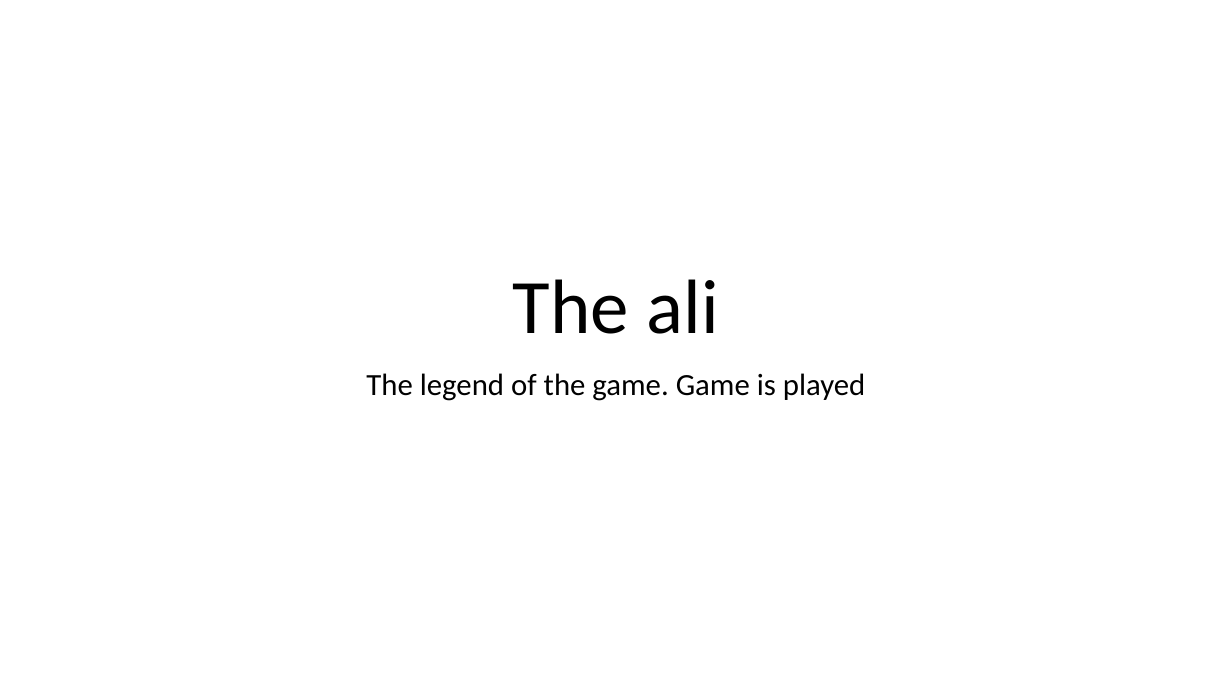
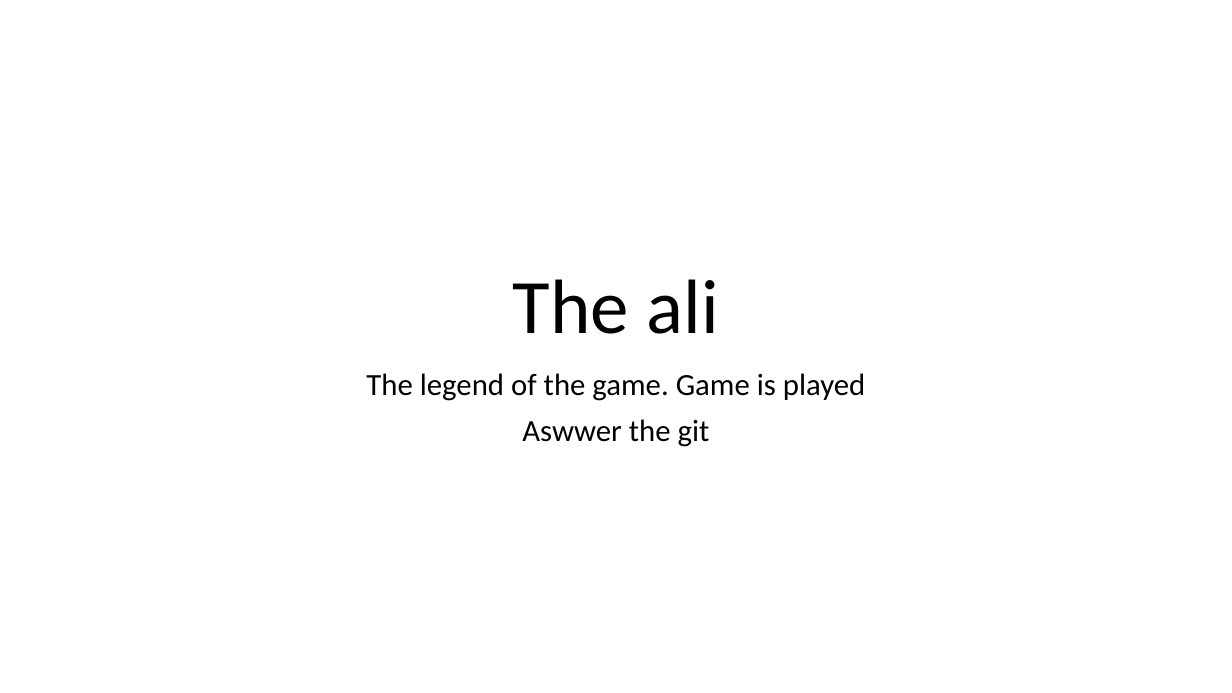
Before and after one commit to alizaidmerchant/ai, a slide deck: slide 1 of first.txt.pptx. Drawn at 1232x693 pixels with LibreOffice and Linux fonts; fonts in the diff are those of the drawing. Boxes give left, top, right and bottom in pixels: in the first picture for what was removed or moved away, otherwise in the second. Text is boxed around its words. In the diff, an @@ line names an element or a change of style, - is before the commit and + after.

Commit message:
the coo

```diff
--- a/first.txt.pptx
+++ b/first.txt.pptx
@@ subtitle at [522,419,710,447]: paragraph added @@
+Aswwer the git
```
